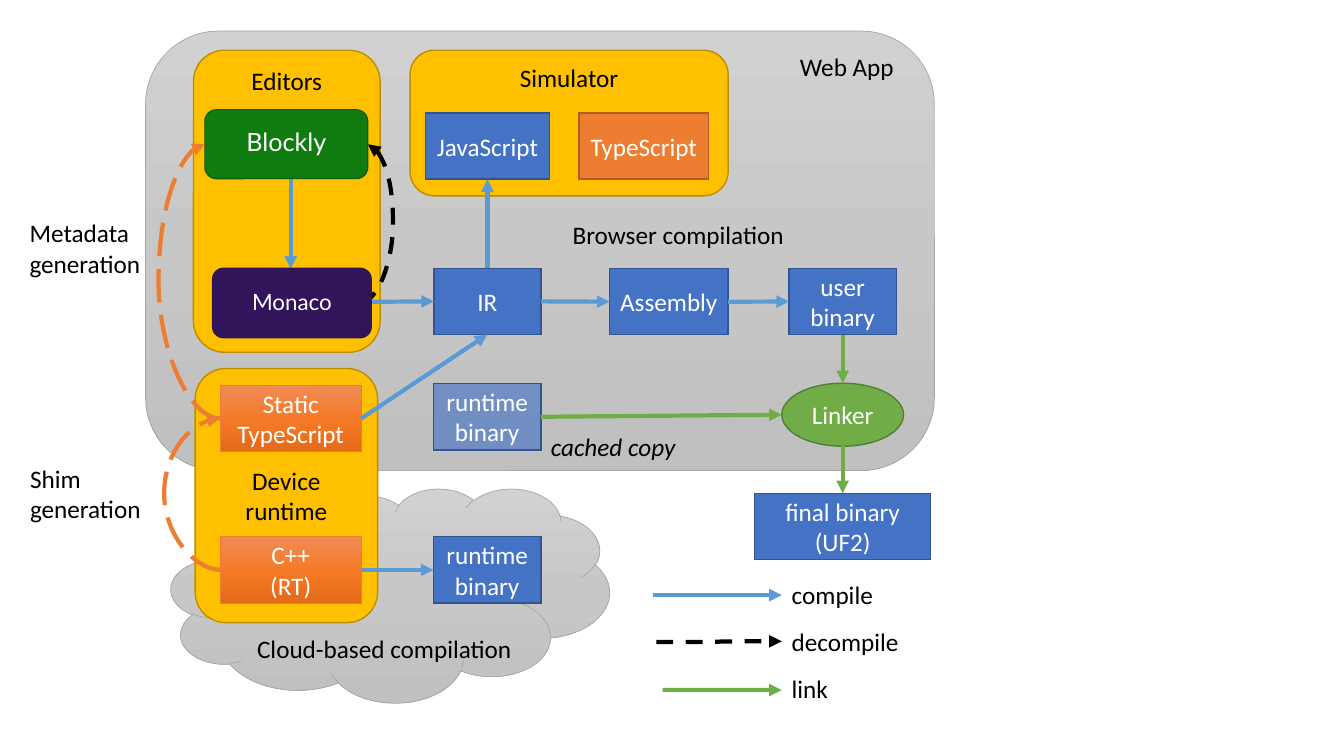
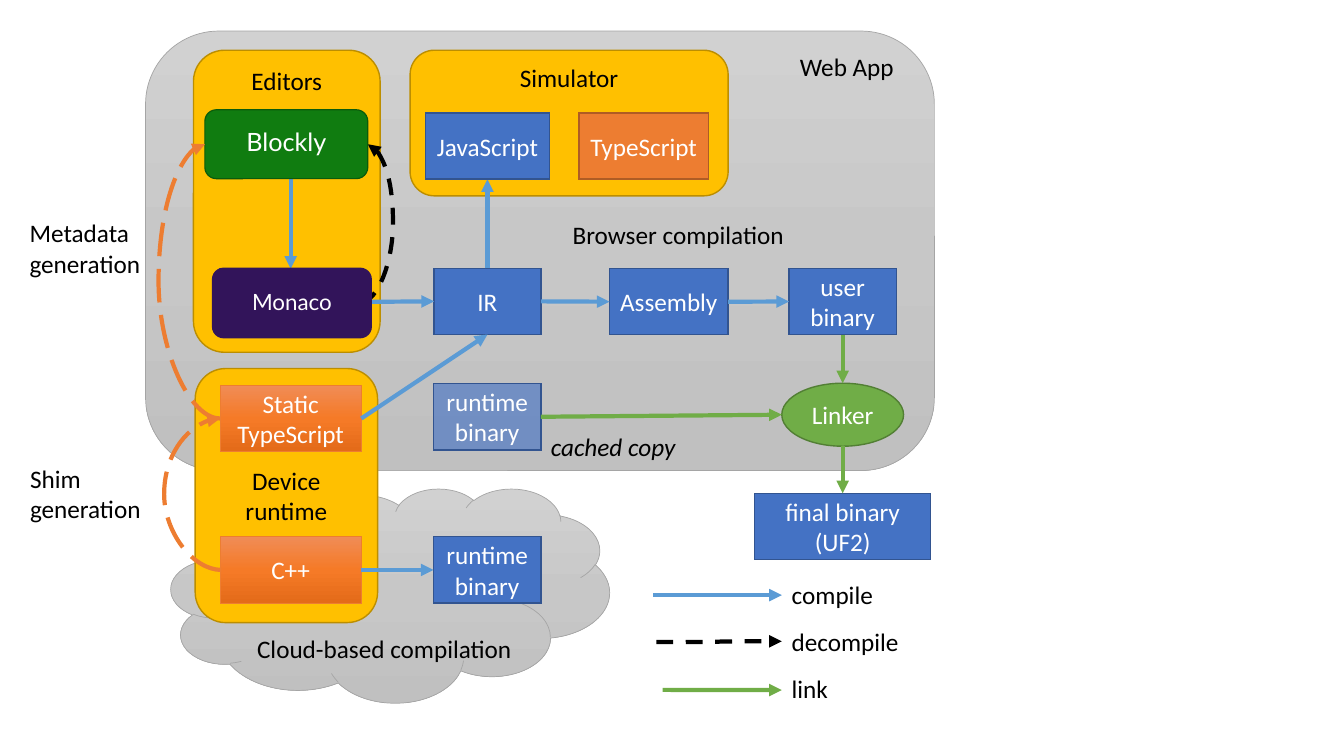
Before and after one commit to microsoft/pxt, a slide deck: slide 1 of papers/tr2017/diagrams.pptx. Drawn at 1344x756 pixels with LibreOffice and Linux fonts; fonts in the diff are those of the drawing. Boxes give left, top, right and bottom in pixels: in the first picture for what was removed or moved away, otherwise in the second. Text is boxed around its words. In the diff, an @@ line names an element or a change of style, - is before the commit and + after.

```diff
--- a/papers/tr2017/diagrams.pptx
+++ b/papers/tr2017/diagrams.pptx
@@ text in rectangle at <box>270,576,311,599</box>: paragraph removed @@
-(RT)
```
Also in this commit, not shown: 3 other files.
